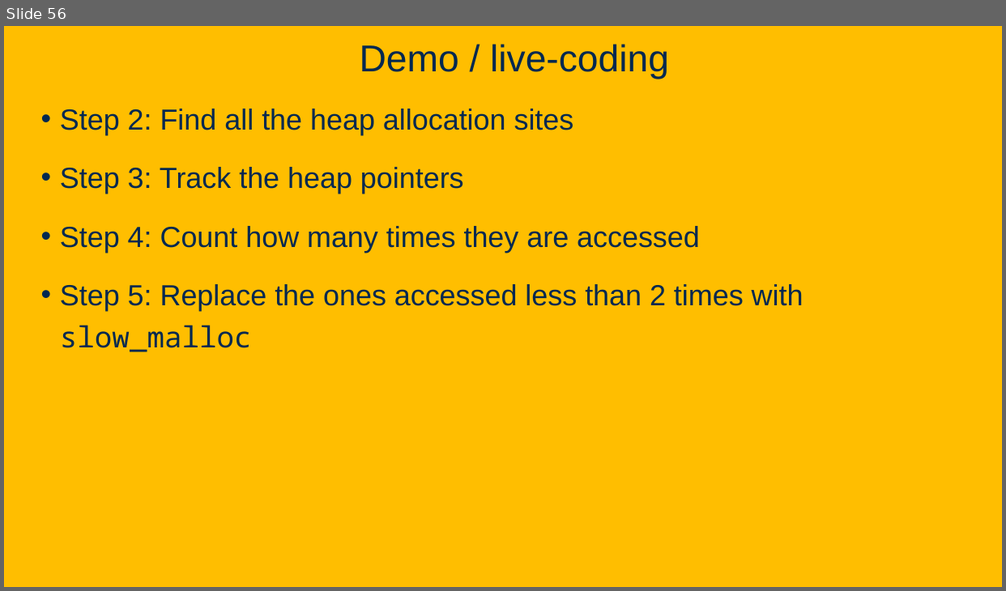
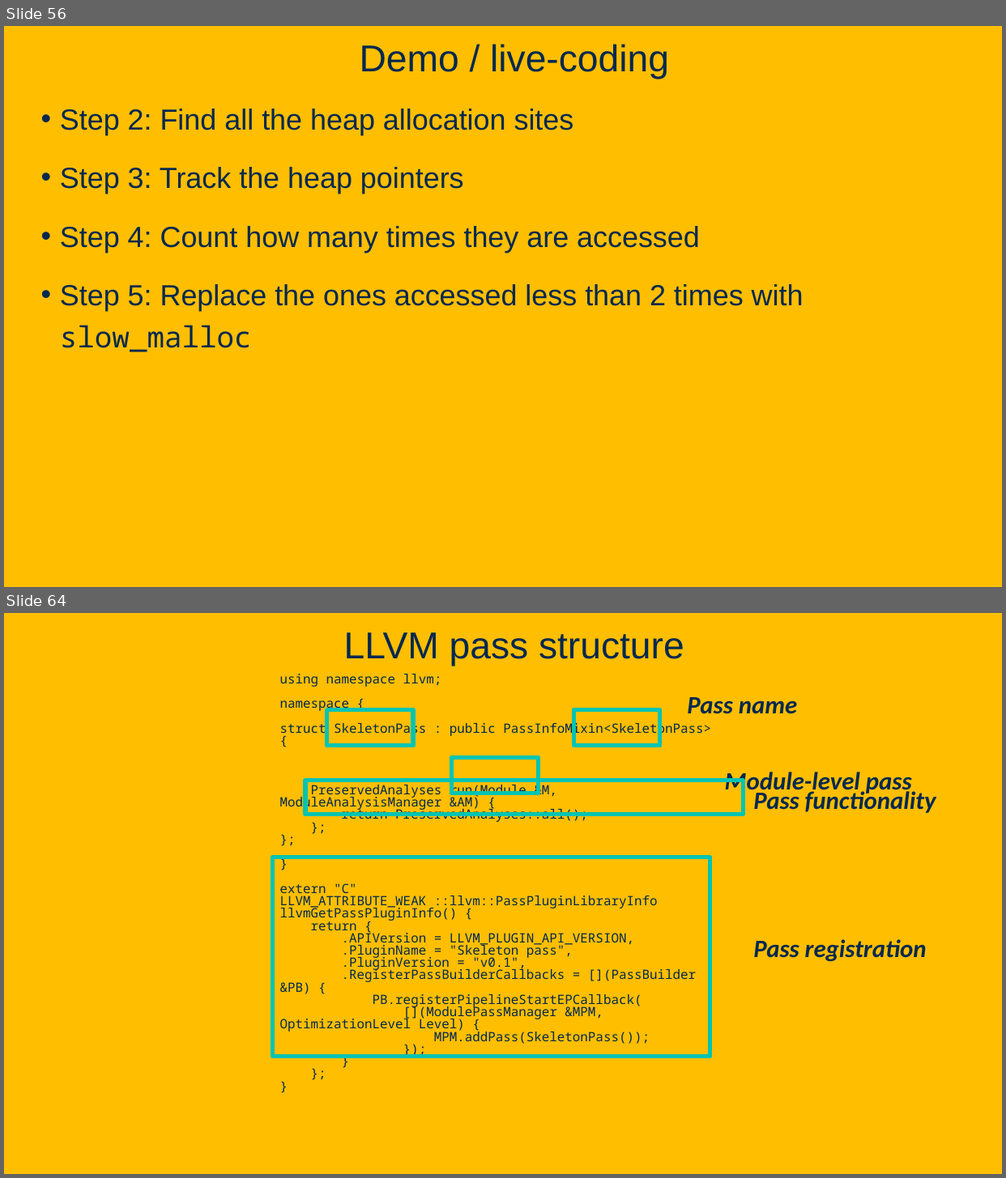
Before and after one commit to davsec-teaching/ECS289C-Spring2025, a slide deck: slides/2_compiler_fundamentals.pptx. Shown one above the other, each under a label of ours: slide 56 before the commit, slides 56 and 64 after it; the slides between them are not shown. The pictures are 1006x591 and 1006x1178 pixels, drawn with LibreOffice and Linux fonts; fonts in the diff are those of the drawing; background and template pictures are left out. Boxes give left, top, right and bottom in pixels: in the first picture for what was removed or moved away, otherwise in the second. Text is boxed around its words. In the diff, an @@ line names an element or a change of style, - is before the commit and + after.

Commit message:
Slides for data flow analysis

```diff
--- a/slides/2_compiler_fundamentals.pptx
+++ b/slides/2_compiler_fundamentals.pptx
@@ slide 64 added at [4, 613, 1002, 1174], background picture (left out) @@
@@ title added at [344, 632, 684, 666], 36 pt, text #022850 @@
+LLVM pass structure
@@ text added at [280, 674, 711, 1044], 12.4 pt, text #022850 @@
+using namespace llvm;
+namespace {
+struct SkeletonPass : public PassInfoMixin<SkeletonPass> {
+PreservedAnalyses run(Module &M, ModuleAnalysisManager &AM) {
+return PreservedAnalyses::all();
+};
+};
+}
+extern "C" LLVM_ATTRIBUTE_WEAK ::llvm::PassPluginLibraryInfo
+llvmGetPassPluginInfo() {
+return {
+.APIVersion = LLVM_PLUGIN_API_VERSION,
+.PluginName = "Skeleton pass",
+.PluginVersion = "v0.1",
+.RegisterPassBuilderCallbacks = [](PassBuilder &PB) {
+PB.registerPipelineStartEPCallback(
+[](ModulePassManager &MPM, OptimizationLevel Level) {
+MPM.addPass(SkeletonPass());
+});
+}
+};
+}
@@ text added at [687, 697, 797, 714], 24 pt, text #022850, bold, italic @@
+Pass name
@@ rectangle added at [326, 710, 414, 747], outline #00C4B2 4 pt @@
@@ rectangle added at [573, 710, 661, 747], outline #00C4B2 4 pt @@
@@ rectangle added at [452, 757, 539, 794], outline #00C4B2 4 pt @@
@@ rectangle added at [305, 780, 744, 815], outline #00C4B2 4 pt @@
@@ text added at [725, 772, 912, 796], 24 pt, text #022850, bold, italic @@
+Module-level pass
@@ text added at [753, 788, 936, 813], 24 pt, text #022850, bold, italic @@
+Pass functionality
@@ rectangle added at [273, 857, 710, 1056], outline #00C4B2 4 pt @@
@@ text added at [753, 939, 927, 962], 24 pt, text #022850, bold, italic @@
+Pass registration
```
Also in this commit, not shown: 42 other slides added, 2 other files.
